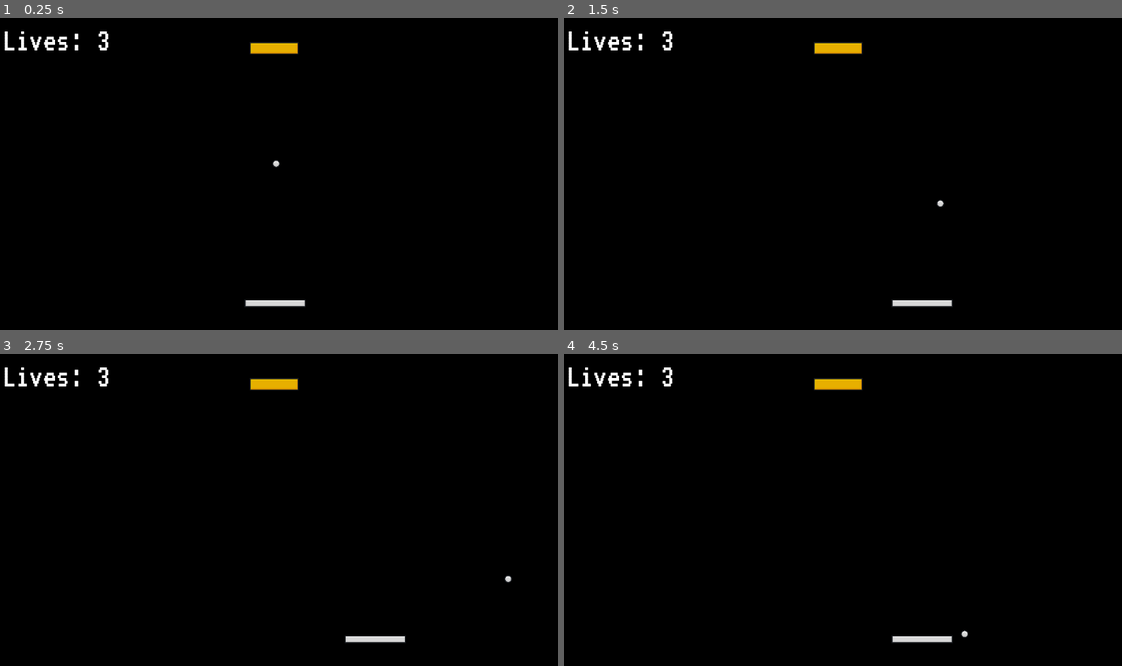
Above: before the commit, frames 1-4 (two rows, left to right).
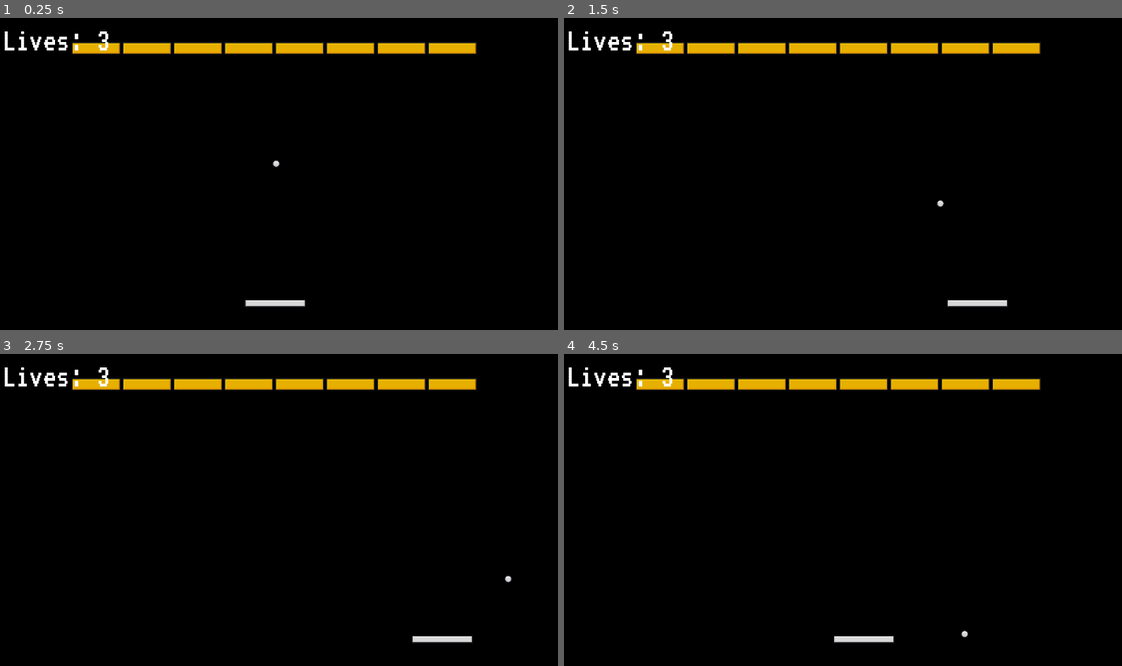
Above: after the commit, the same moments.

Repository: davnotdev/godot-breakout
Game: Godot game, scene res://Scenes/main.tscn
Same seed, same stepped clock (60 frames per second), same inputs: the game is played once before the commit and once after it.
Inputs:
- Up to frame 1 (0.25 s): no input
- Up to frame 2 (1.5 s): tap Enter at 0.5 s; hold D (right) 0.53-1.28 s; hold A (left) from 1.28 s (still down)
- Up to frame 3 (2.75 s): release A (left) at 2.03 s; hold D (right) from 2.03 s (still down)
- Up to frame 4 (4.5 s): release D (right) at 3.53 s; hold A (left) from 3.53 s (still down)

The runs differ from the first frame. In frame 1, 2.4% of the frame differs, in the area x 12-86%, y 7-12%; in frame 2, 2.8%; in frame 3, 2.9%, in the area x 12-86%, y 7-93%; in frame 4, 2.9%.

Commit message:
made the game a little less excruciating

Diff:
--- a/Scenes/sound.tscn
+++ b/Scenes/sound.tscn
@@ -14,6 +14,7 @@
 
 [node name="BrickHit" type="AudioStreamPlayer2D" parent="."]
 stream = ExtResource("2_pelgk")
+volume_db = 20.8
 
 [node name="GameLost" type="AudioStreamPlayer2D" parent="."]
 stream = ExtResource("3_7jwt2")
--- a/Scenes/ui.tscn
+++ b/Scenes/ui.tscn
@@ -4,7 +4,7 @@
 [ext_resource type="FontFile" uid="uid://b4pqfbvte11k6" path="res://Assets/VT323-Regular.ttf" id="2_pa1mr"]
 
 [sub_resource type="StyleBoxFlat" id="StyleBoxFlat_aaw21"]
-bg_color = Color(0.45098, 0.4, 0.152941, 1)
+bg_color = Color(0.74902, 0, 0.172549, 1)
 
 [sub_resource type="StyleBoxFlat" id="StyleBoxFlat_e3f1f"]
 bg_color = Color(0.141176, 0.713726, 0.388235, 1)
--- a/Scripts/level_definitions.gd
+++ b/Scripts/level_definitions.gd
@@ -8,7 +8,7 @@
 	#[1, 2, 2, 3, 4],
 	#[0, 1, 2, 3, 0],
 	#[0, 4, 0, 2, 0]
-	[0, 1, 0]
+	[1, 1, 1, 1, 1, 1, 1, 1]
 ]
 
 var level_2 = [
--- a/Scripts/paddle.gd
+++ b/Scripts/paddle.gd
@@ -7,7 +7,7 @@
 var half_paddle_width: float
 var is_ball_started = false
 
-@export var speed = 300
+@export var speed = 500
 @export var camera: Camera2D
 
 @onready var ball: Ball = $"../Ball"
